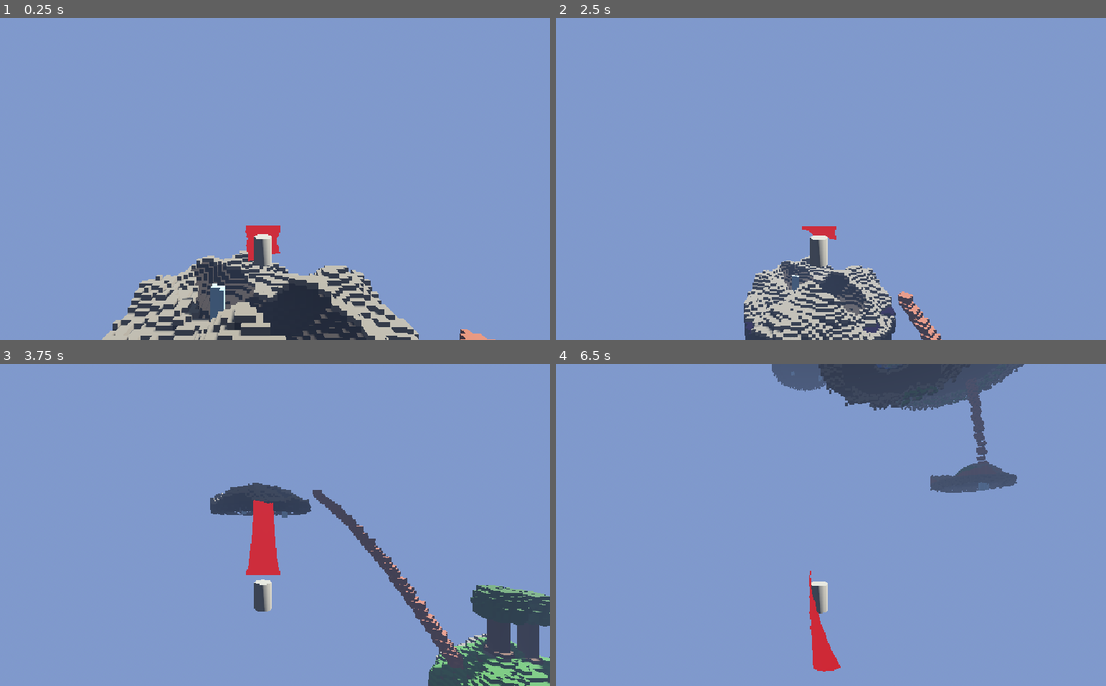
Above: before the commit, frames 1-4 (two rows, left to right).
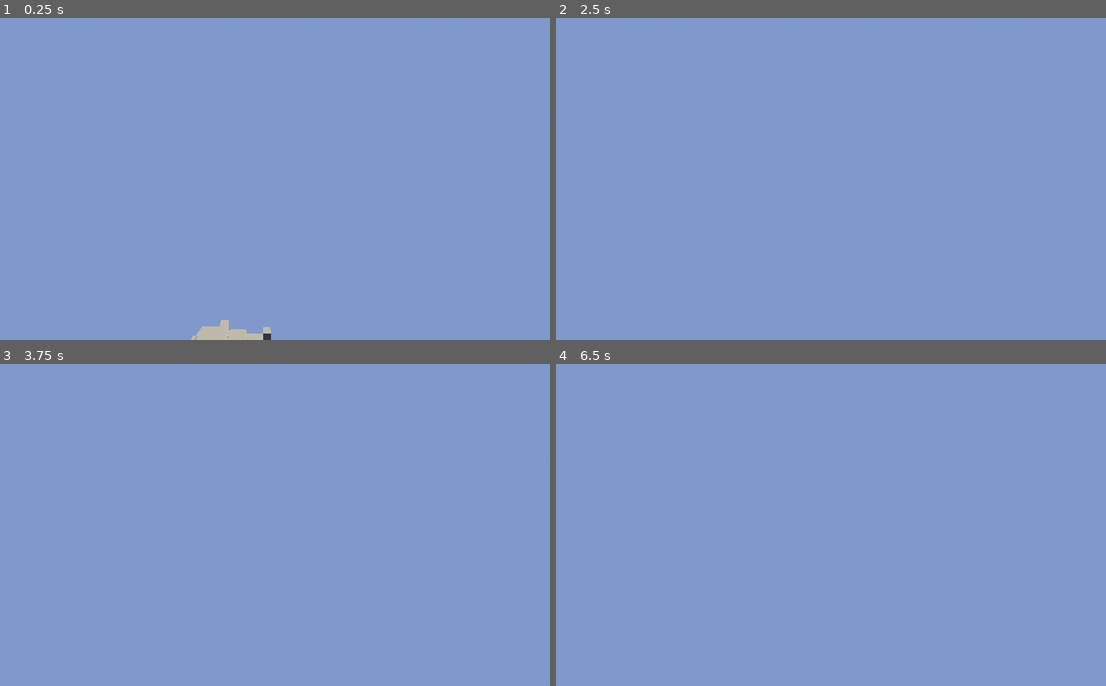
Above: after the commit, the same moments.

Repository: ahmadmuteen64-droid/Ashfall
Game: Godot game, scene res://scenes/world/main.tscn
Two runs of this game, one before a commit and one after it. Both use one fixed random seed, a clock stepped at 60 frames per second and the inputs below.
Inputs (mouse positions are in pixels of both pictures, inside the frame that each line leads up to):
- Up to frame 1 (0.25 s): no input
- Up to frame 2 (2.5 s): tap Enter at 0.5 s; move the mouse to (853, 179) at 0.52 s; hold E (interact) 0.53-1.28 s; hold S (move_forward) from 0.53 s (still down); click (853, 179) at 0.67 s; tap Space (jump) at 0.77, 1.07, 1.52, 1.55, 1.82, 2.1 s; tap Shift (sprint) at 0.8, 1.35 s; move the mouse to (792, 179) at 1.27 s; click (792, 179) at 1.42 s; move the mouse to (831, 172) at 2.02 s; hold E (interact) from 2.03 s (still down); click (831, 172) at 2.17 s
- Up to frame 3 (3.75 s): keep holding S (move_forward); move the mouse to (258, 531) at 2.77 s; release E (interact) at 2.78 s; tap E (interact) at 2.85 s; click (258, 531) at 2.92 s; tap Space (jump) at 3.02, 3.32 s; tap Shift (sprint) at 3.05 s; move the mouse to (308, 528) at 3.52 s; hold J (journal) from 3.53 s (still down); click (308, 528) at 3.67 s
- Up to frame 4 (6.5 s): tap Space (jump) at 3.77, 3.8, 4.07, 4.52, 4.82, 6.02, 6.05, 6.32 s; move the mouse to (776, 521) at 4.27 s; release J (journal) at 4.28 s; tap Shift (sprint) at 4.35, 5.3, 5.85 s; click (776, 521) at 4.42 s; tap E (interact) at 4.55 s; move the mouse to (825, 525) at 5.02 s; hold E (interact) 5.03-5.78 s; click (825, 525) at 5.17 s; move the mouse to (798, 518) at 5.77 s; release S (move_forward) at 5.78 s; hold D (move_right) from 5.78 s (still down); click (798, 518) at 5.92 s

The runs differ from the first frame. In frame 1, 11% of the frame differs, in the area x 18-91%, y 64-100%; in frame 2, 6.8%; in frame 3, 8.7%; in frame 4, 6.8%.

Commit message:
feat: camera fix

Diff:
--- a/scenes/_test/feel_box.tscn
+++ b/scenes/_test/feel_box.tscn
@@ -1,7 +1,6 @@
 [gd_scene format=3 uid="uid://dg3o3yrbc48rs"]
 
 [ext_resource type="PackedScene" uid="uid://dby1lthxlt2uw" path="res://scenes/player/player.tscn" id="1_syimg"]
-[ext_resource type="Script" uid="uid://okjf8r3vttw7" path="res://scripts/components/camera_rig.gd" id="2_wyhvb"]
 
 [sub_resource type="BoxShape3D" id="BoxShape3D_gj14y"]
 size = Vector3(60, 0.1, 60)
@@ -51,12 +50,6 @@
 use_collision = true
 size = Vector3(6, 0.8, 0.1)
 
-[node name="CameraRig" type="Node3D" parent="." unique_id=1929527555]
-script = ExtResource("2_wyhvb")
-
-[node name="Camera3D" type="Camera3D" parent="CameraRig" unique_id=1878785667]
-current = true
-
 [node name="WorldEnvironment" type="WorldEnvironment" parent="." unique_id=1886710312]
 environment = SubResource("Environment_wyhvb")
 
--- a/scenes/player/camera_rig.tscn
+++ b/scenes/player/camera_rig.tscn
@@ -1,14 +1,15 @@
-[gd_scene format=3 uid="uid://mxya0xhsei0h"]
+[gd_scene format=3 uid="uid://bxl6drf6adh83"]
 
-[ext_resource type="Script" uid="uid://okjf8r3vttw7" path="res://scripts/components/camera_rig.gd" id="1_camrig"]
+[ext_resource type="Script" path="res://scripts/components/camera_rig.gd" id="1_camrig"]
 
 [node name="CameraRig" type="Node3D" unique_id=1148178580]
 script = ExtResource("1_camrig")
 
 [node name="SpringArm3D" type="SpringArm3D" parent="." unique_id=2095392598]
-spring_length = 8.0
+spring_length = 0.0
 margin = 0.3
 
 [node name="Camera3D" type="Camera3D" parent="SpringArm3D" unique_id=2095392599]
+transform = Transform3D(1, 0, 0, 0, 1, 0, 0, 0, 1, 0, 0, 1.439714)
 near = 0.1
 far = 500.0
--- a/scenes/player/player.tscn
+++ b/scenes/player/player.tscn
@@ -1,31 +1,28 @@
 [gd_scene format=3 uid="uid://dby1lthxlt2uw"]
 
-[ext_resource type="Script" path="res://scripts/components/player_controller.gd" id="1_ctrl"]
-[ext_resource type="Script" path="res://scripts/components/cape.gd" id="2_cape"]
+[ext_resource type="Script" uid="uid://cdx34jbw8x143" path="res://scripts/components/player_controller.gd" id="1_ctrl"]
+[ext_resource type="Script" uid="uid://csm6kgp6nhkhr" path="res://scripts/components/cape.gd" id="2_cape"]
 
 [sub_resource type="CapsuleShape3D" id="CapsuleShape3D_player"]
 radius = 0.4
 height = 1.0
 
 [sub_resource type="StandardMaterial3D" id="Mat_cape"]
+cull_mode = 2
+shading_mode = 0
 albedo_color = Color(0.82, 0.08, 0.08, 1)
-roughness = 0.55
-metallic = 0.1
-shading_mode = 0
-cull_mode = 2
 
 [sub_resource type="ParticleProcessMaterial" id="PPM_wind"]
 direction = Vector3(0, 0.3, 1)
 spread = 30.0
-gravity = Vector3(0, 1, 0)
 initial_velocity_min = 3.0
 initial_velocity_max = 8.0
+gravity = Vector3(0, 1, 0)
+damping_min = 3.0
+damping_max = 6.0
 scale_min = 0.03
 scale_max = 0.1
-damping_min = 3.0
-damping_max = 6.0
 color = Color(0.85, 0.9, 1, 0.4)
-
 
 [node name="Player" type="CharacterBody3D" unique_id=153334260 groups=["player"]]
 script = ExtResource("1_ctrl")
@@ -34,26 +31,30 @@
 shape = SubResource("CapsuleShape3D_player")
 
 [node name="CameraTarget" type="Marker3D" parent="." unique_id=2059745322]
-transform = Transform3D(1, 0, 0, 0, 1, 0, 0, 0, 1, 0, 1, 0)
+transform = Transform3D(1, 0, 0, 0, 1, 0, 0, 0, 1, 0, -0.058757544, 0)
 
 [node name="BodyMesh" type="CSGCylinder3D" parent="." unique_id=817893157]
 radius = 0.35
 height = 1.0
 
-; ── Verlet cloth cape (mesh built procedurally by cape.gd) ────
 [node name="CapeMesh" type="MeshInstance3D" parent="." unique_id=410000001]
+material_override = SubResource("Mat_cape")
 script = ExtResource("2_cape")
-material_override = SubResource("Mat_cape")
 
-; ── Wind trail (emits during glides) ───────────────────────────
 [node name="WindParticles" type="GPUParticles3D" parent="." unique_id=410000002]
 transform = Transform3D(1, 0, 0, 0, 1, 0, 0, 0, 1, 0, 0.5, -0.3)
+emitting = false
 amount = 60
 lifetime = 0.5
 speed_scale = 3.0
-explosiveness = 0.0
 randomness = 0.3
-emitting = false
-one_shot = false
 local_coords = true
 process_material = SubResource("PPM_wind")
+
+[node name="Head" type="Node3D" parent="." unique_id=200000001]
+transform = Transform3D(1, 0, 0, 0, 1, 0, 0, 0, 1, 0, 1.7, 0)
+
+[node name="Camera3D" type="Camera3D" parent="Head" unique_id=200000002]
+near = 0.05
+far = 500.0
+fov = 75.0
--- a/scenes/world/main.tscn
+++ b/scenes/world/main.tscn
@@ -2,7 +2,6 @@
 
 [ext_resource type="Script" uid="uid://di4onh371dxnp" path="res://scripts/systems/main.gd" id="1_main"]
 [ext_resource type="PackedScene" uid="uid://dby1lthxlt2uw" path="res://scenes/player/player.tscn" id="2_player"]
-[ext_resource type="PackedScene" uid="uid://mxya0xhsei0h" path="res://scenes/player/camera_rig.tscn" id="3_camrig"]
 [ext_resource type="Script" uid="uid://c7lj1tl7268l4" path="res://scripts/components/interaction_sensor.gd" id="4_sensor"]
 [ext_resource type="Script" uid="uid://dmcbodgwew084" path="res://scripts/components/voxel_destroyer.gd" id="5_pibea"]
 [ext_resource type="PackedScene" uid="uid://by0px4bx70g7i" path="res://scenes/ui/journal.tscn" id="12_journal"]
@@ -53,9 +52,6 @@
 [node name="VoxelDestroyer" type="Node" parent="Player" unique_id=891286800]
 script = ExtResource("5_pibea")
 
-[node name="CameraRig" parent="." unique_id=200000001 instance=ExtResource("3_camrig")]
-follow_target = NodePath("../Player/CameraTarget")
-
 [node name="JournalUI" parent="." unique_id=376284766 instance=ExtResource("12_journal")]
 process_mode = 1
 
--- a/scripts/components/camera_rig.gd
+++ /dev/null
@@ -1,105 +0,0 @@
-extends Node3D
-class_name CameraRig
-
-## First-person perspective camera — mouse look, no orbit, no zoom.
-##
-## Mouse captured on game start. Move mouse to look around.
-## ESC toggles mouse capture (for UI interaction).
-## Camera is locked to player eye level (~1.7 units above feet).
-
-@export var follow_target: NodePath
-@export var mouse_sensitivity: float = 3.0
-@export var pitch_min: float = -89.0
-@export var pitch_max: float = 89.0
-@export var fov: float = 75.0
-@export var eye_height: float = 1.7
-
-var _yaw: float = 0.0
-var _pitch: float = 0.0
-var _mouse_captured: bool = false
-
-@onready var _camera: Camera3D = $SpringArm3D/Camera3D
-
-
-func _ready() -> void:
-	_camera.projection = Camera3D.PROJECTION_PERSPECTIVE
-	_camera.fov = fov
-	_camera.near = 0.05
-	_camera.current = true
-	_capture_mouse()
-	print("CAMERA_RIG_FPS_OK  fov:%.1f  eye:%.1f" % [fov, eye_height])
-
-
-func _physics_process(_delta: float) -> void:
-	var target: Node3D = _resolve_target()
-	if target:
-		global_position = target.global_position + Vector3(0, eye_height, 0)
-
-
-func _input(event: InputEvent) -> void:
-	if event is InputEventKey and event.pressed:
-		if event.keycode == KEY_ESCAPE:
-			_toggle_mouse()
-
-	if event is InputEventMouseMotion and _mouse_captured:
-		_yaw -= event.relative.x * mouse_sensitivity * 0.01
-		_pitch -= event.relative.y * mouse_sensitivity * 0.01
-		_pitch = clampf(_pitch, pitch_min, pitch_max)
-		_apply_rotation()
-
-	if event is InputEventMouseButton and event.pressed:
-		if event.button_index == MOUSE_BUTTON_LEFT and not _mouse_captured:
-			_capture_mouse()
-		if event.button_index == MOUSE_BUTTON_WHEEL_UP:
-			fov = clampf(fov - 2.0, 30.0, 120.0)
-			_camera.fov = fov
-		if event.button_index == MOUSE_BUTTON_WHEEL_DOWN:
-			fov = clampf(fov + 2.0, 30.0, 120.0)
-			_camera.fov = fov
-
-
-func get_active_camera() -> Camera3D:
-	return _camera
-
-
-func get_yaw() -> float:
-	return _yaw
-
-
-func _apply_rotation() -> void:
-	rotation_degrees = Vector3(0, _yaw, 0)
-	_camera.rotation_degrees = Vector3(_pitch, 0, 0)
-
-
-func _capture_mouse() -> void:
-	Input.set_mouse_mode(Input.MOUSE_MODE_CAPTURED)
-	_mouse_captured = true
-
-
-func _toggle_mouse() -> void:
-	if _mouse_captured:
-		Input.set_mouse_mode(Input.MOUSE_MODE_VISIBLE)
-		_mouse_captured = false
-	else:
-		_capture_mouse()
-
-
-func _resolve_target() -> Node3D:
-	if not follow_target.is_empty():
-		var n := get_node_or_null(follow_target)
-		if n is Node3D:
-			return n
-	var found := _find_by_name(get_tree().root, "CameraTarget")
-	if found is Node3D:
-		return found
-	return null
-
-
-func _find_by_name(node: Node, target_name: String) -> Node:
-	if node.name == target_name:
-		return node
-	for child in node.get_children():
-		var r := _find_by_name(child, target_name)
-		if r:
-			return r
-	return null
--- a/scripts/components/player_controller.gd
+++ b/scripts/components/player_controller.gd
@@ -1,5 +1,12 @@
 extends CharacterBody3D
 
+## First-person player controller with proper FPS mouse look.
+##
+## Yaw (mouse X) rotates the Player body so movement follows the camera.
+## Pitch (mouse Y) rotates the Head node, clamped to avoid flipping.
+## Camera3D is a child of Head.
+
+# ── Movement ────────────────────────────────────────────
 @export var speed: float = 6.0
 @export var acceleration: float = 20.0
 @export var friction: float = 15.0
@@ -7,7 +14,11 @@
 @export var sprint_multiplier: float = 1.6
 @export var glide_duration: float = 1.0
 @export var max_air_jumps: int = 2
-@export var rotation_speed: float = 12.0  ## How fast the player turns to face movement/camera direction
+
+# ── Mouse look ──────────────────────────────────────────
+@export var mouse_sensitivity: float = 0.003
+@export var pitch_min: float = -89.0
+@export var pitch_max: float = 89.0
 
 var _gravity: float = 9.8
 var _jump_velocity: float = 0.0
@@ -17,28 +28,67 @@
 var _glide_timer: float = 0.0
 var _can_wall_jump: bool = false
 var _air_jumps_remaining: int = 0
+
+@onready var _head: Node3D = $Head
+@onready var _camera: Camera3D = $Head/Camera3D
 @onready var _wind_particles: GPUParticles3D = $WindParticles
 
 
 func _ready() -> void:
 	_jump_velocity = sqrt(2.0 * _gravity * jump_height)
+	_camera.current = true
+	Input.mouse_mode = Input.MOUSE_MODE_CAPTURED
 	print("PLAYER_OK")
 
+
+# ── Mouse look & input ──────────────────────────────────
+
+func _unhandled_input(event: InputEvent) -> void:
+	# Mouse look
+	if event is InputEventMouseMotion and Input.mouse_mode == Input.MOUSE_MODE_CAPTURED:
+		# Yaw: rotate the whole body left/right
+		rotate_y(-event.relative.x * mouse_sensitivity)
+		# Pitch: rotate the head up/down, clamp to avoid flipping
+		_head.rotate_x(-event.relative.y * mouse_sensitivity)
+		_head.rotation.x = clampf(_head.rotation.x, deg_to_rad(pitch_min), deg_to_rad(pitch_max))
+
+	# Escape to toggle mouse capture
+	if event is InputEventKey and event.pressed:
+		if event.keycode == KEY_ESCAPE:
+			if Input.mouse_mode == Input.MOUSE_MODE_CAPTURED:
+				Input.mouse_mode = Input.MOUSE_MODE_VISIBLE
+			else:
+				Input.mouse_mode = Input.MOUSE_MODE_CAPTURED
+
+	# Click to re-capture mouse
+	if event is InputEventMouseButton and event.pressed:
+		if event.button_index == MOUSE_BUTTON_LEFT and Input.mouse_mode != Input.MOUSE_MODE_CAPTURED:
+			Input.mouse_mode = Input.MOUSE_MODE_CAPTURED
+
+	# FOV with scroll wheel
+	if event is InputEventMouseButton and event.pressed:
+		if event.button_index == MOUSE_BUTTON_WHEEL_UP:
+			_camera.fov = clampf(_camera.fov - 2.0, 30.0, 120.0)
+		if event.button_index == MOUSE_BUTTON_WHEEL_DOWN:
+			_camera.fov = clampf(_camera.fov + 2.0, 30.0, 120.0)
+
+
+# ── Movement ─────────────────────────────────────────────
 
 func _physics_process(delta: float) -> void:
 	_is_sprinting = Input.is_action_pressed("sprint")
 	_input_dir = Input.get_vector("move_left", "move_right", "move_forward", "move_backward")
 
-	var did_jump: bool = false
+	var did_jump := false
 
-	# ── Refill air jumps on landing ──────────────────
+	# Refill air jumps on landing
 	if is_on_floor():
 		_air_jumps_remaining = max_air_jumps
 		_is_gliding = false
 		_glide_timer = 0.0
 		_can_wall_jump = false
 
-	# ── Wall glide ────────────────────────────────────
+	# Wall glide — hold sprint against a wall to slide down
 	if not is_on_floor() and is_on_wall() and _is_sprinting:
 		if not _is_gliding:
 			_is_gliding = true
@@ -47,21 +97,21 @@
 		if _glide_timer <= glide_duration:
 			velocity.y = maxf(velocity.y, -_gravity * 0.3)
 			_can_wall_jump = true
-			var wn: Vector3 = get_wall_normal()
+			var wn := get_wall_normal()
 			velocity.x += wn.x * 2.0 * delta
 			velocity.z += wn.z * 2.0 * delta
 		else:
 			_is_gliding = false
 			_can_wall_jump = false
 
-	# ── Jump ──────────────────────────────────────────
+	# Jump — ground first, then wall, then air
 	if Input.is_action_just_pressed("jump"):
 		if is_on_floor():
 			velocity.y = _jump_velocity
 			did_jump = true
 		elif _can_wall_jump and _is_gliding:
 			velocity.y = _jump_velocity
-			var wn: Vector3 = get_wall_normal()
+			var wn := get_wall_normal()
 			velocity.x = wn.x * speed * 1.5
 			velocity.z = wn.z * speed * 1.5
 			_is_gliding = false
@@ -72,7 +122,7 @@
 			_air_jumps_remaining -= 1
 			did_jump = true
 
-	# ── Gravity ───────────────────────────────────────
+	# Gravity
 	if not is_on_floor():
 		if _is_gliding:
 			velocity.y -= _gravity * 0.15 * delta
@@ -82,14 +132,12 @@
 		if not did_jump:
 			velocity.y = -0.5
 
-	# ── Movement ──────────────────────────────────────
-	var cur_speed: float = speed * (sprint_multiplier if _is_sprinting else 1.0)
-	var cam_basis: Basis = _get_camera_basis()
-	var world_dir: Vector3 = cam_basis * Vector3(_input_dir.x, 0, _input_dir.y)
-	world_dir = world_dir.normalized()
+	# Horizontal movement — relative to player's facing direction
+	var cur_speed := speed * (sprint_multiplier if _is_sprinting else 1.0)
+	var direction := (transform.basis * Vector3(_input_dir.x, 0, _input_dir.y)).normalized()
 
-	var target_vel: Vector3 = world_dir * cur_speed
-	if world_dir.length() > 0.01:
+	var target_vel := direction * cur_speed
+	if direction.length() > 0.01:
 		velocity.x = move_toward(velocity.x, target_vel.x, acceleration * delta)
 		velocity.z = move_toward(velocity.z, target_vel.z, acceleration * delta)
 	else:
@@ -98,44 +146,8 @@
 
 	move_and_slide()
 
-	# ── Wind particles: emit when gliding or falling fast ──
+	# Wind particles — emit when gliding or falling fast
 	if _wind_particles:
 		var in_air := not is_on_floor()
 		var moving_fast := velocity.length() > speed * 1.2
 		_wind_particles.emitting = in_air and (_is_gliding or moving_fast)
-
-	# ── Rotation: face movement direction (or camera forward when idle) ──
-	_apply_facing(delta, world_dir)
-
-
-func _apply_facing(delta: float, move_dir: Vector3) -> void:
-	## FPS mode: player body faces the camera yaw.
-	## When actively moving, blends slightly toward movement direction.
-	var cam: Camera3D = get_viewport().get_camera_3d()
-	if not cam:
-		return
-	# CameraRig = parent of SpringArm3D = parent of Camera3D
-	var cam_rig: Node = cam.get_parent().get_parent()
-	if cam_rig and cam_rig.has_method("get_yaw"):
-		var target_yaw: float = deg_to_rad(cam_rig.get_yaw())
-		if move_dir.length() > 0.01:
-			var move_yaw: float = atan2(move_dir.x, move_dir.z)
-			target_yaw = move_yaw
-		rotation.y = rotate_toward(rotation.y, target_yaw, rotation_speed * delta)
-
-
-func _get_camera_basis() -> Basis:
-	## Returns the horizontal-only basis of the active 3D camera
-	## so movement is always relative to where the player is looking.
-	var cam: Camera3D = get_viewport().get_camera_3d()
-	if cam:
-		var b: Basis = cam.global_transform.basis
-		# Flatten forward onto XZ plane
-		var forward: Vector3 = -b.z
-		forward.y = 0.0
-		if forward.length_squared() < 0.001:
-			return Basis()
-		forward = forward.normalized()
-		var right: Vector3 = forward.cross(Vector3.UP).normalized()
-		return Basis(right, Vector3.UP, forward)
-	return Basis()
Not shown, removed: scripts/components/camera_rig.gd.uid
